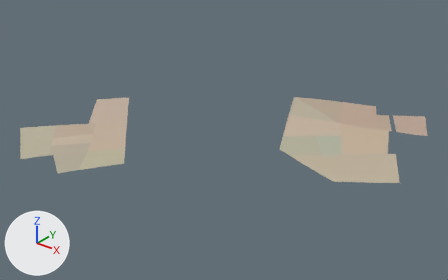
One commit to the glTF model assets/malta/countryside/farm_-2_12_soil.glb: the scene before it, then after it.
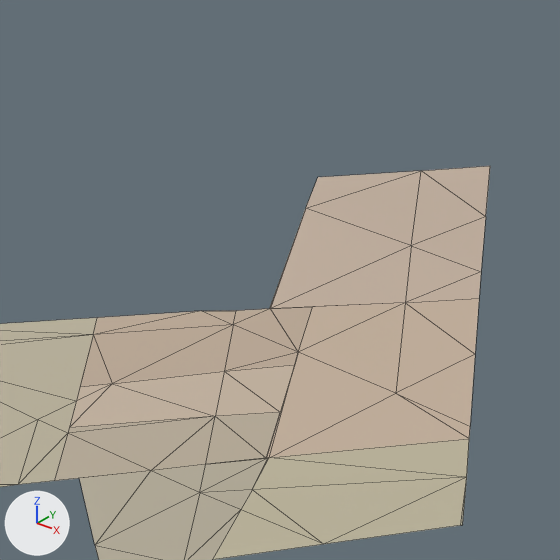
Each version is shown whole from a 50 mm lens placed at (882.0, -1039.0, 681.0), pointed at (254.0, -254.0, 194.0), then close up on the part from 9% to 32% of the width and 24% to 61% of the height. Arrows for +X, +Y and +Z are at lower left; the lights stay in place. The last two pictures show the newer version. The close-ups show mesh edges as thin lines. Vertices at exactly the same position are counted once.

Before the edit, the objects in view are built like this:
```python
me_geometry_0 = bpy.data.meshes.new('geometry_0')
me_geometry_0.from_pydata(...)  # 169 vertices, 210 faces; spans x -47.0..573.0, y -537.0..60.0, z 199.0..215.0
me_geometry_0.materials.append(mat_defaultmaterial)
ob_geometry_0 = bpy.data.objects.new('geometry_0', me_geometry_0)
ob_geometry_0.location = (0.0, 0.0, 0.0)
```
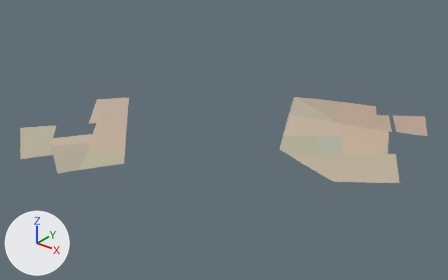
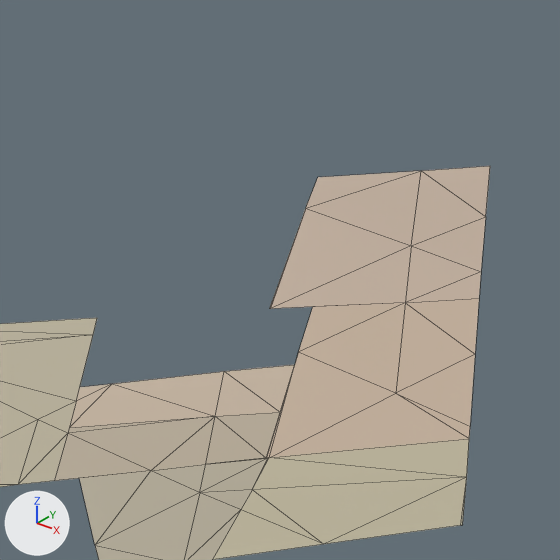
Pixel boxes [x1, y1, x2, y2] of what changed, in the close-ups (560 x 560 px):
part 1 of me_geometry_0, cut back: before [80, 307, 469, 490]; after [213, 352, 469, 490]

Edits to the bpy script that builds the scene:
```text
Change me_geometry_0:
    used by ob_geometry_0; location = (0.0, 0.0, 0.0)
    remove me_geometry_0.from_pydata(...)  # 169 vertices, 210 faces; spans x -47.0..573.0, y -537.0..60.0, z 199.0..215.0
    add me_geometry_0.from_pydata(...)  # 172 vertices, 210 faces; spans x -47.0..573.0, y -537.0..60.0, z 199.0..215.0
    me_geometry_0 part 1
    3 vertices are removed from x 24.0..40.0, y -400.0..-392.0, z 211.0..212.0
    19 faces are deleted
    8 new faces join them
    other edits to the shape of me_geometry_0 do not show in these pictures
```
